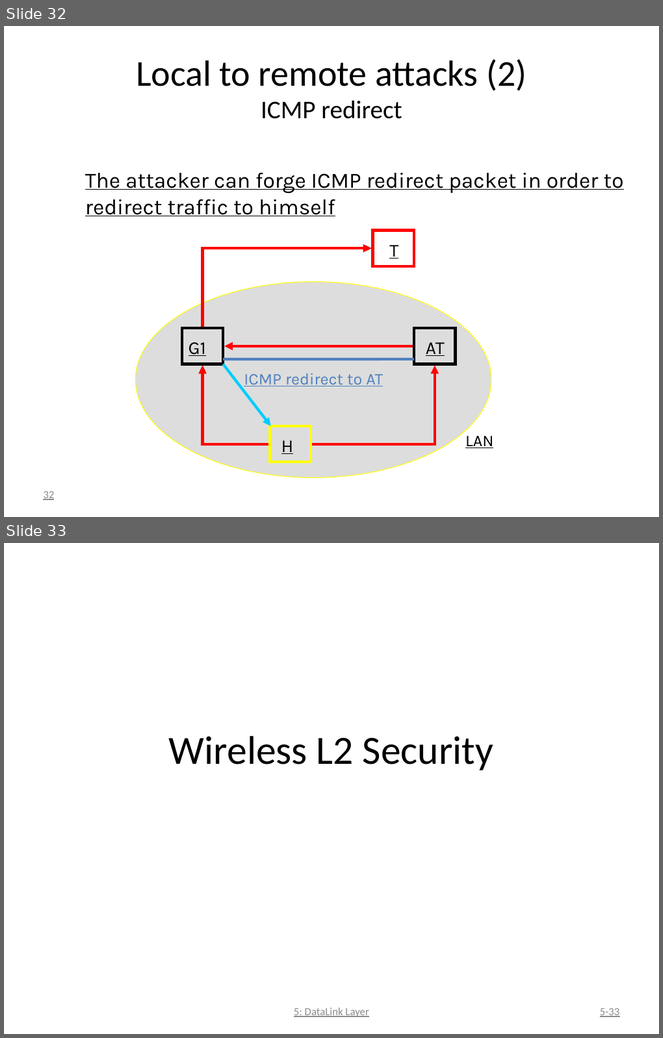
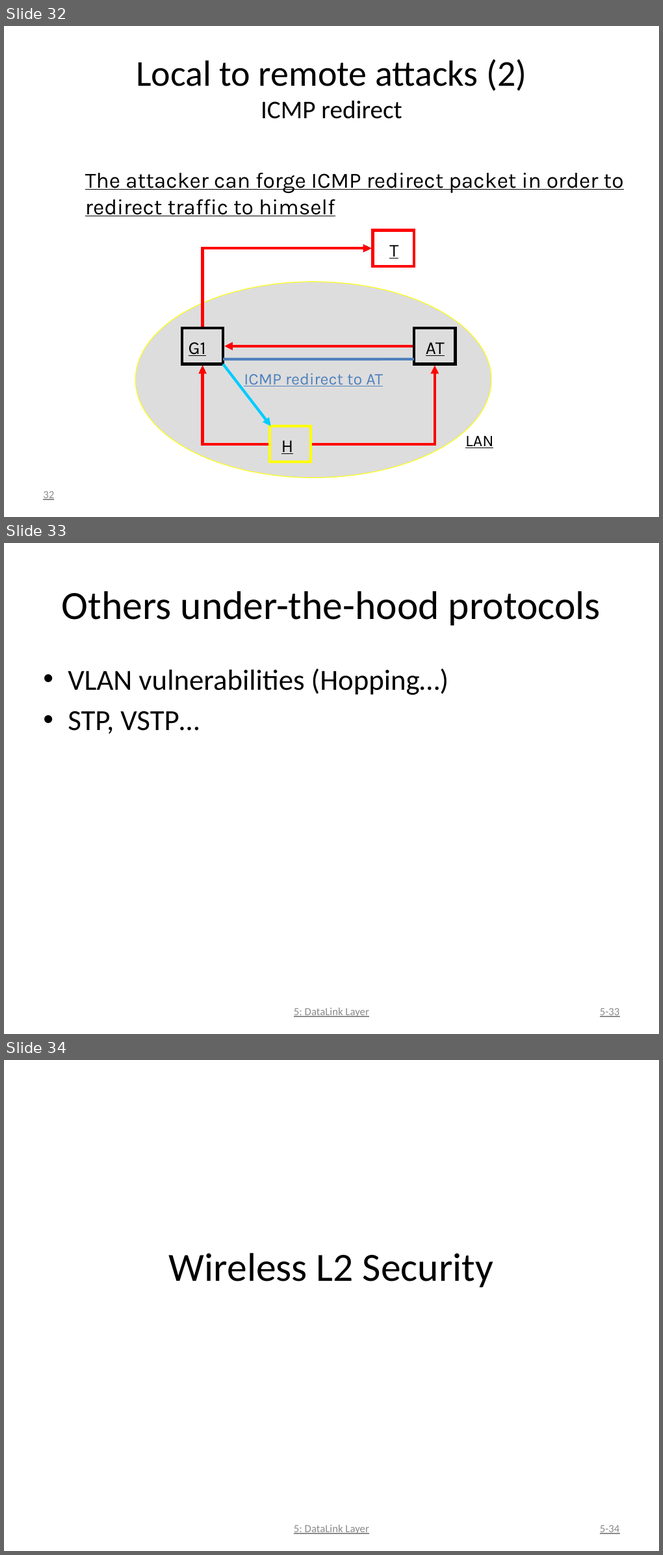
Before and after one commit to DeMaCS-UNICAL/NetworkSecurity, a slide deck: slides/LAYER2-ISSUES.pptx. Shown one above the other, each under a label of ours: slides 32 and 33 before the commit, slides 32, 33 and 34 after it. The pictures are 663x1038 and 663x1555 pixels, drawn with LibreOffice and Linux fonts; fonts in the diff are those of the drawing. Boxes give left, top, right and bottom in pixels: in the first picture for what was removed or moved away, otherwise in the second. Text is boxed around its words. In the diff, an @@ line names an element or a change of style, - is before the commit and + after.

```diff
--- a/slides/LAYER2-ISSUES.pptx
+++ b/slides/LAYER2-ISSUES.pptx
@@ slide 33 added at (x1=4, y1=543, x2=659, y2=1034), background #FFFFFF @@
@@ title added at (x1=62, y1=591, x2=601, y2=626), 44 pt, text #000000 @@
+Others under-the-hood protocols
@@ text added at (x1=68, y1=668, x2=449, y2=734), 32 pt, text #000000 @@
+• VLAN vulnerabilities (Hopping…)
+• STP, VSTP…
@@ text added at (x1=294, y1=1008, x2=369, y2=1017), 12 pt, text #8C8C8C @@
+5: DataLink Layer
@@ page number added at (x1=600, y1=1008, x2=620, y2=1017), 12 pt, text #8C8C8C @@
+5-33
@@ what was slide 33 is now slide 34 @@
@@ page number at (x1=600, y1=1525, x2=620, y2=1534): text changed @@
-5-33
+5-34
```
Also in this commit, not shown: 2 other files.
